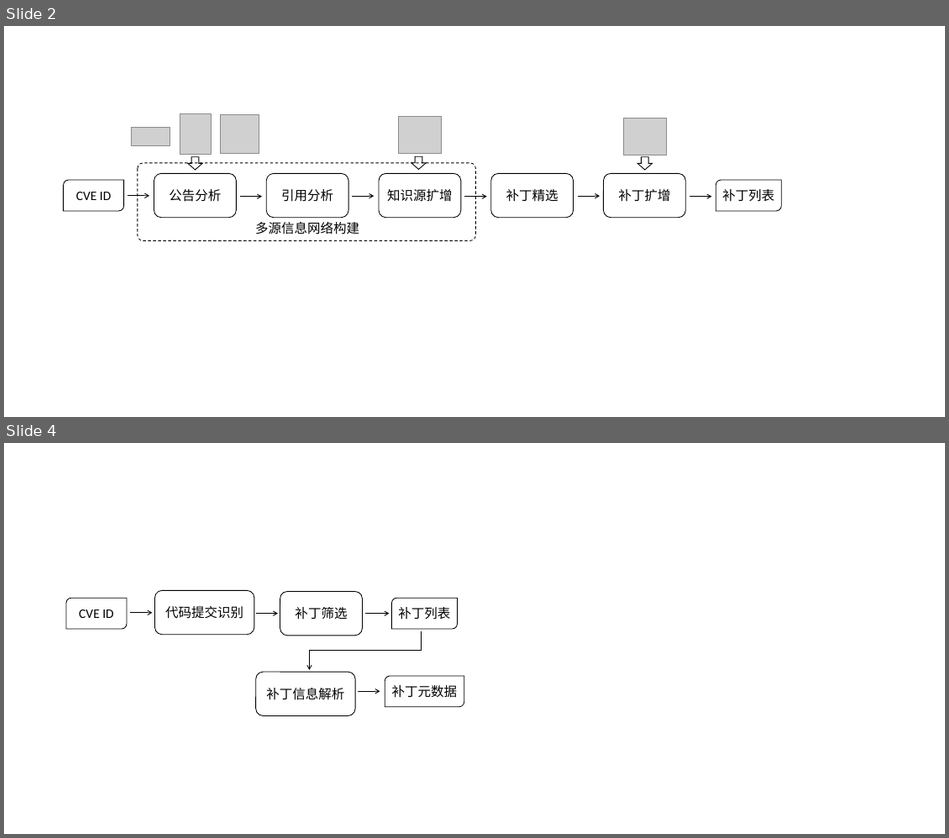
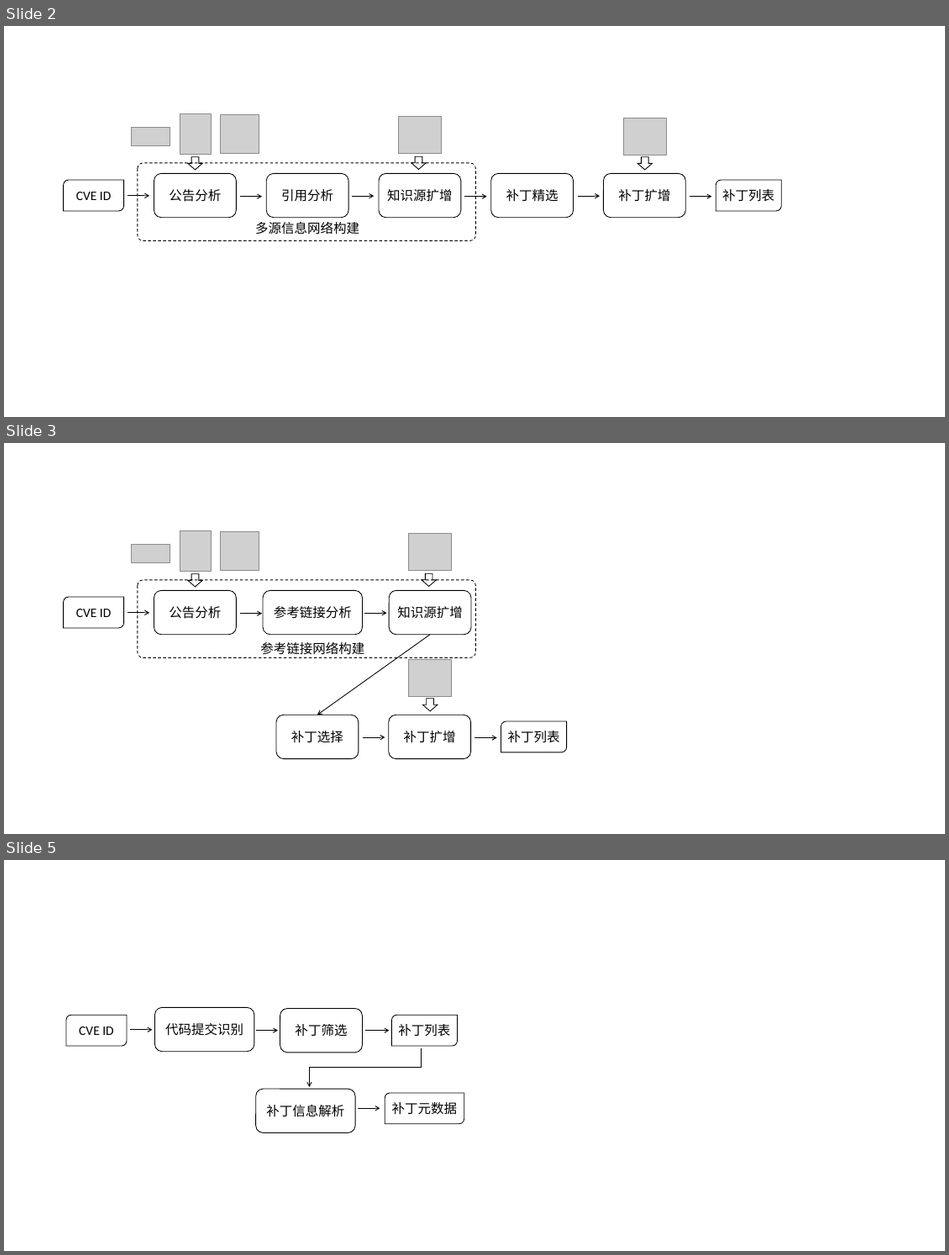
Before and after one commit to CongyingXU/MasterThesis, a slide deck: fig/overview.pptx. Shown one above the other, each under a label of ours: slides 2 and 4 before the commit, slides 2, 3 and 5 after it; the slides between them are not shown. The pictures are 949x838 and 949x1255 pixels, drawn with LibreOffice and Linux fonts; fonts in the diff are those of the drawing; grey boxes stand for pictures. Boxes give left, top, right and bottom in pixels: in the first picture for what was removed or moved away, otherwise in the second. Text is boxed around its words. In the diff, an @@ line names an element or a change of style, - is before the commit and + after.

```diff
--- a/fig/overview.pptx
+++ b/fig/overview.pptx
@@ slide 3 added at bbox=[4, 443, 945, 834], background #FFFFFF @@
@@ picture added at bbox=[180, 531, 211, 572] @@
@@ picture added at bbox=[220, 531, 259, 570] @@
@@ picture added at bbox=[408, 534, 451, 571] @@
@@ picture added at bbox=[131, 545, 169, 563] @@
@@ rounded rectangle added at bbox=[138, 580, 475, 658], outline #000000 1 pt dashed @@
@@ rounded rectangle added at bbox=[154, 591, 237, 635], outline #000000 1 pt, 18 pt, text #000000 @@
+公告分析
@@ down arrow added at bbox=[188, 574, 202, 587], outline #000000 1 pt @@
@@ rounded rectangle added at bbox=[263, 591, 363, 635], outline #000000 1 pt, 18 pt, text #000000 @@
+参考链接分析
@@ rounded rectangle added at bbox=[389, 591, 471, 635], outline #000000 1 pt, 18 pt, text #000000 @@
+知识源扩增
@@ down arrow added at bbox=[421, 573, 436, 587], outline #000000 1 pt @@
@@ round diag rect added at bbox=[64, 597, 124, 628], outline #000000 1 pt, 18 pt, text #000000 @@
+CVE ID
@@ arrow added from (127, 613) to (149, 613), #000000 1 pt @@
@@ arrow added from (240, 614) to (262, 614), #000000 1 pt @@
@@ arrow added from (364, 613) to (386, 613), #000000 1 pt @@
@@ text added at bbox=[260, 642, 364, 655], 18 pt, text #000000 @@
+参考链接网络构建
@@ arrow added from (430, 635) to (317, 714), #000000 1 pt @@
@@ picture added at bbox=[408, 659, 451, 696] @@
@@ rounded rectangle added at bbox=[276, 714, 358, 758], outline #000000 1 pt, 18 pt, text #000000 @@
+补丁选择
@@ rounded rectangle added at bbox=[389, 714, 471, 758], outline #000000 1 pt, 18 pt, text #000000 @@
+补丁扩增
@@ down arrow added at bbox=[423, 698, 437, 711], outline #000000 1 pt @@
@@ arrow added from (363, 737) to (385, 737), #000000 1 pt @@
@@ arrow added from (475, 737) to (497, 737), #000000 1 pt @@
@@ round diag rect added at bbox=[501, 721, 567, 752], outline #000000 1 pt, 18 pt, text #000000 @@
+补丁列表
@@ what was slide 4 is now slide 5 @@
```
Also in this commit, not shown: 1 slide changed, 1 other file.
